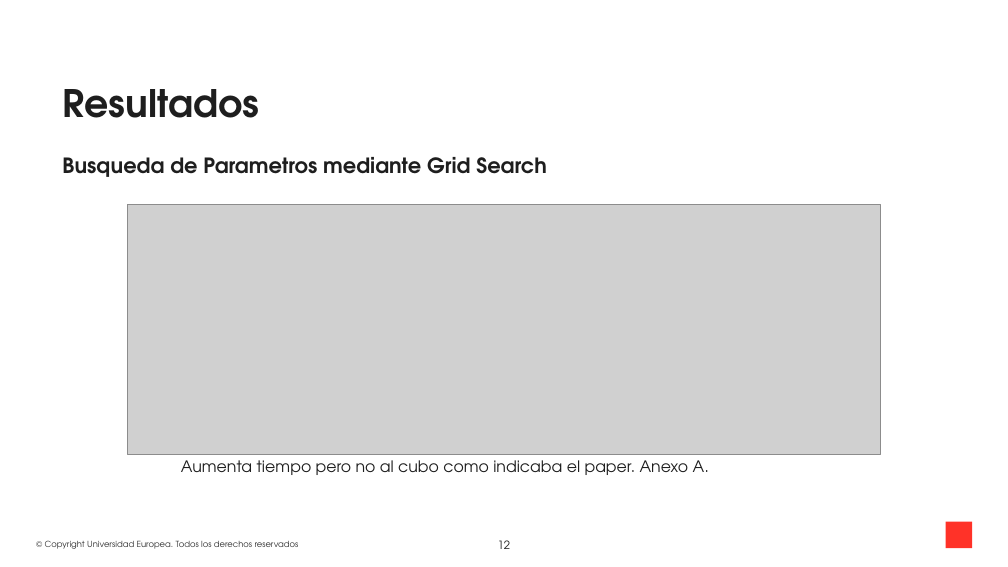
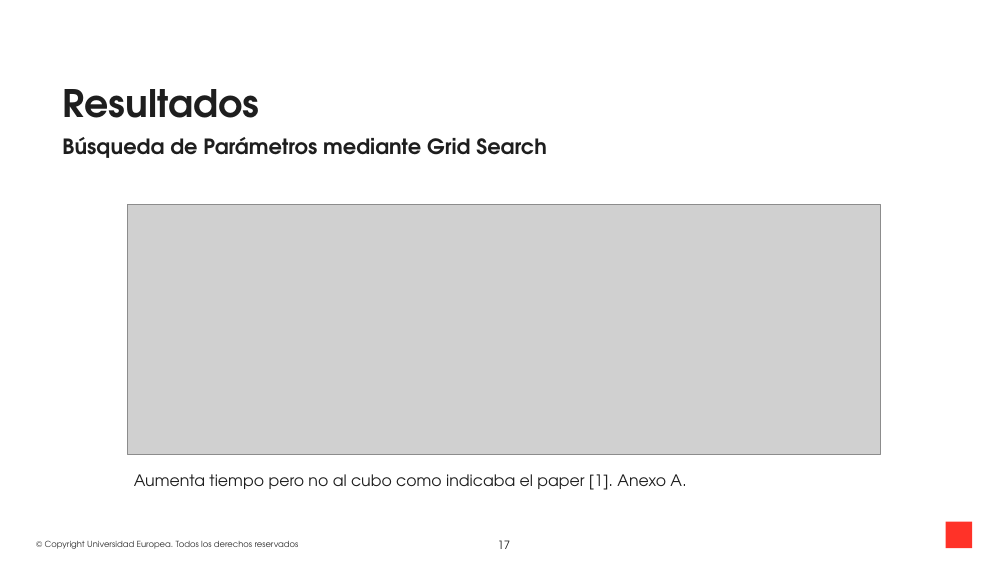
Before and after one commit to gerardmarturia/Sintetic-data-GMN, a slide deck: slide 17 of Presentacion/Presentacion TFM GMN.pptx (slide 12 before the commit). Drawn at 1008x567 pixels with LibreOffice and Linux fonts; fonts in the diff are those of the drawing; grey boxes stand for pictures; background and template pictures are left out. Boxes give left, top, right and bottom in pixels: in the first picture for what was removed or moved away, otherwise in the second. Text is boxed around its words. In the diff, an @@ line names an element or a change of style, - is before the commit and + after.

```diff
--- a/Presentacion/Presentacion TFM GMN.pptx
+++ b/Presentacion/Presentacion TFM GMN.pptx
@@ text at (62, 137, 547, 158): text changed @@
-Busqueda de Parametros mediante Grid Search
+Búsqueda de Parámetros mediante Grid Search
@@ text at (134, 474, 686, 490): text changed @@
-Aumenta tiempo pero no al cubo como indicaba el paper. Anexo A.
+Aumenta tiempo pero no al cubo como indicaba el paper [1]. Anexo A.
@@ page number at (498, 540, 511, 549): text changed @@
-12
+17
```
Also in this commit, not shown: 17 other slides changed, 7 slides added, 36 slides removed.
